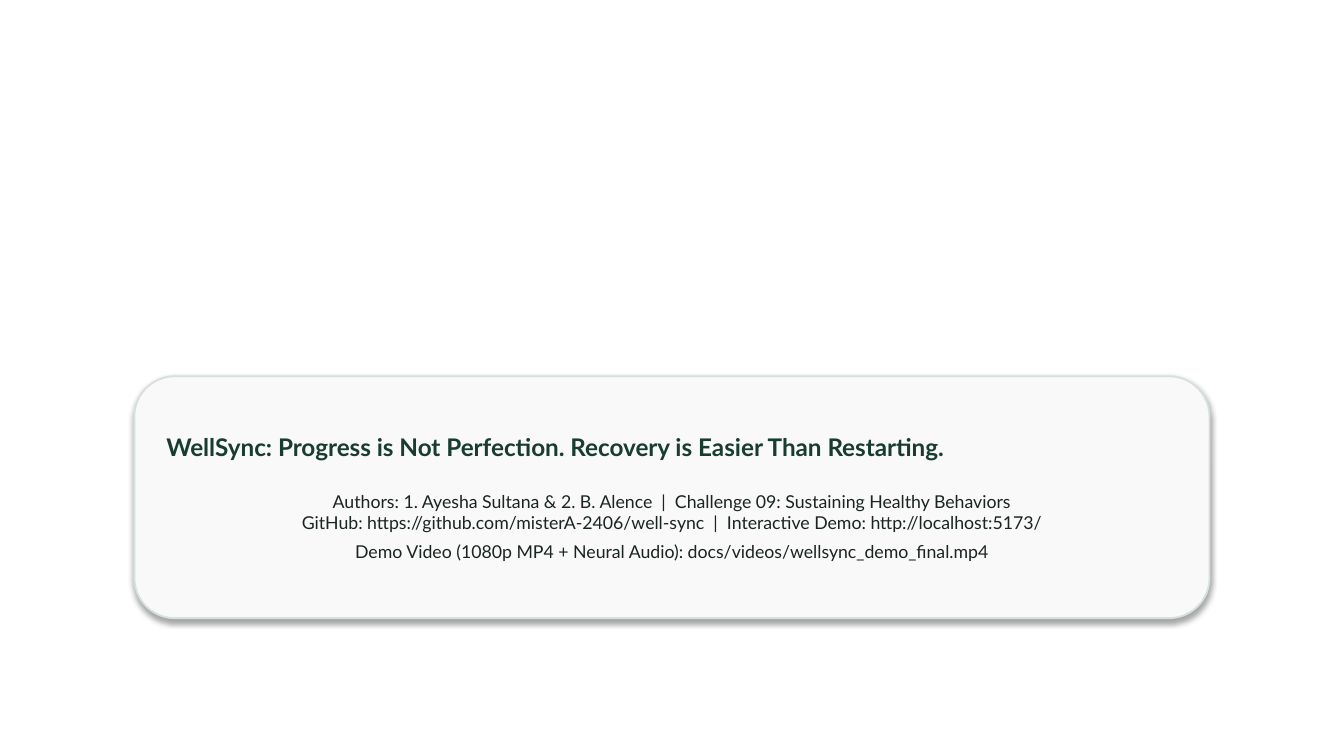
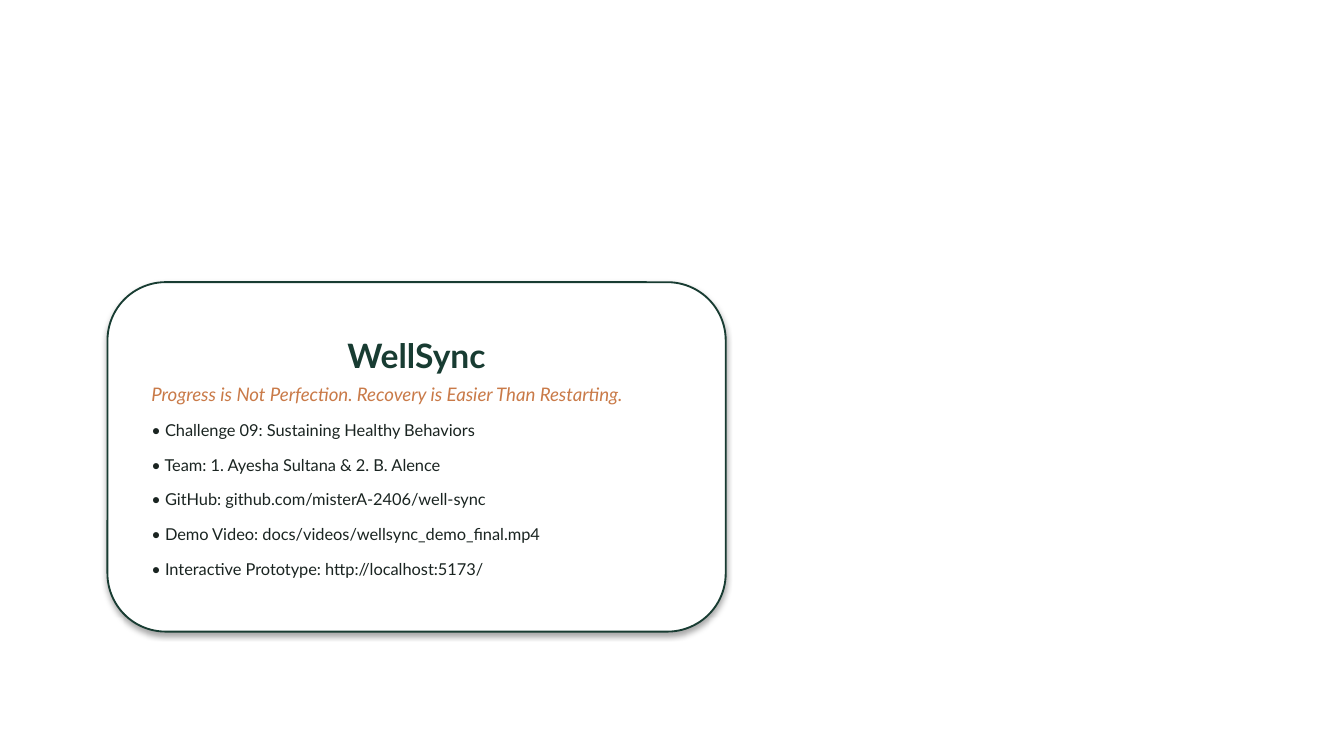
Before and after one commit to misterA-2406/well-sync, a slide deck: slide 16 of docs/WellSync_Future_Health_Submission_Pitch_Deck.pptx. Drawn at 1344x756 pixels with LibreOffice and Linux fonts; fonts in the diff are those of the drawing; background and template pictures are left out. Boxes give left, top, right and bottom in pixels: in the first picture for what was removed or moved away, otherwise in the second. Text is boxed around its words. In the diff, an @@ line names an element or a change of style, - is before the commit and + after.

Commit message:
fix(pitch-deck): pixel-perfect alignment, zero overlaps, corrected slide 15 title and slide 16 thank-you positioning

```diff
--- a/docs/WellSync_Future_Health_Submission_Pitch_Deck.pptx
+++ b/docs/WellSync_Future_Health_Submission_Pitch_Deck.pptx
@@ rounded rectangle "WellSync" resized from (x1=134, y1=376, x2=1210, y2=618) to (x1=108, y1=282, x2=726, y2=632) @@
@@ rounded rectangle "WellSync" at (x1=108, y1=282, x2=726, y2=632): fill #F8F9F8 to #FFFFFF; outline #D7E1DC 1 pt to #183C32 1 pt @@
@@ text in rounded rectangle at (x1=151, y1=343, x2=623, y2=578): text changed; size 9.5 to 8.8 pt @@
-WellSync: Progress is Not Perfection. Recovery is Easier Than Restarting.
-Authors: 1. Ayesha Sultana & 2. B. Alence | Challenge 09: Sustaining Healthy Behaviors
-GitHub: https://github.com/misterA-2406/well-sync | Interactive Demo: http://localhost:5173/
-Demo Video (1080p MP4 + Neural Audio): docs/videos/wellsync_demo_final.mp4
+WellSync
+Progress is Not Perfection. Recovery is Easier Than Restarting.
+• Challenge 09: Sustaining Healthy Behaviors
+• Team: 1. Ayesha Sultana & 2. B. Alence
+• GitHub: github.com/misterA-2406/well-sync
+• Demo Video: docs/videos/wellsync_demo_final.mp4
+• Interactive Prototype: http://localhost:5173/
```
Also in this commit, not shown: 15 other slides changed, 2 other files.
